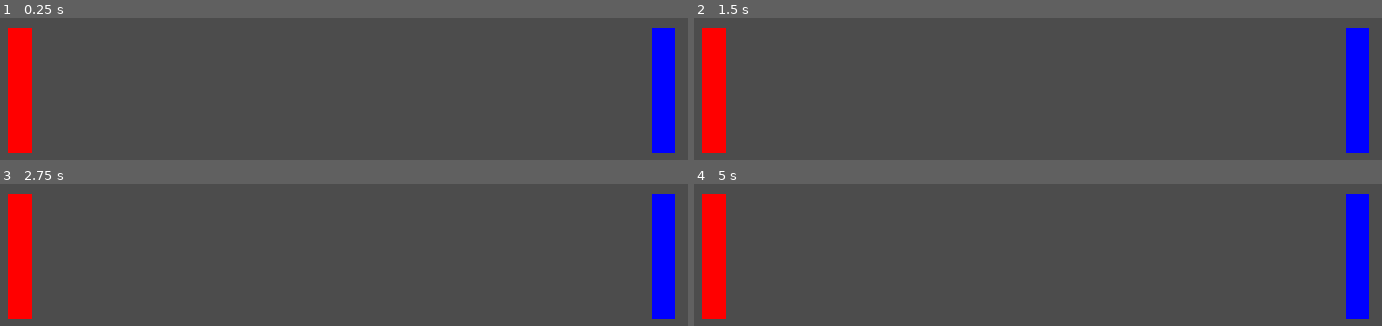
Above: before the commit, frames 1-4 (two rows, left to right).
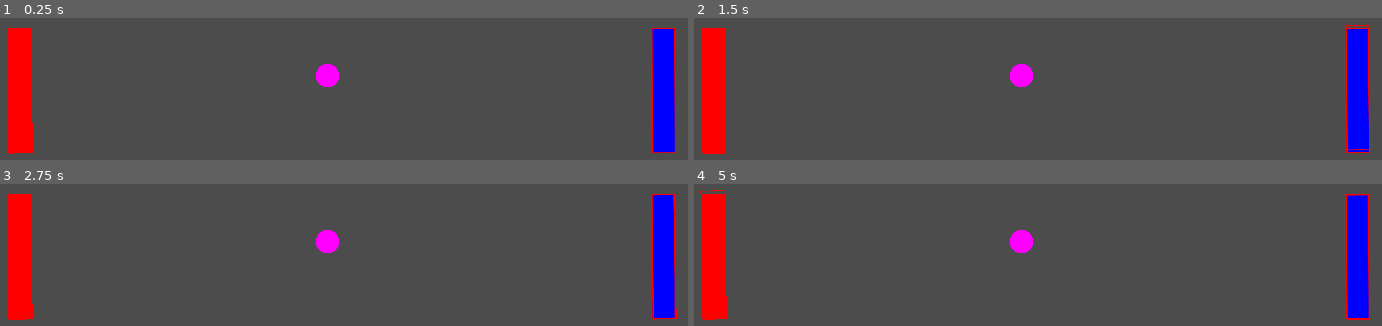
Above: after the commit, the same moments.

Repository: DaveDLeague/Btl_Png
Game: Godot game, scene res://Arena.tscn
Same seed, same stepped clock (60 frames per second), same inputs: the game is played once before the commit and once after it.
Inputs:
- Up to frame 1 (0.25 s): no input
- Up to frame 2 (1.5 s): tap Enter at 0.5 s
- Up to frame 3 (2.75 s): no input
- Up to frame 4 (5 s): tap Space at 4.25 s

The runs differ from the first frame. In frame 1, 0.9% of the frame differs, in the area x 1-99%, y 7-96%; in frame 2, 1.0%; in frame 3, 1.0%; in frame 4, 1.2%, in the area x 0-99%, y 4-96%.

Commit message:
particles

Diff:
--- a/Arena.tscn
+++ b/Arena.tscn
@@ -1,15 +1,18 @@
-[gd_scene load_steps=2 format=2]
+[gd_scene load_steps=3 format=2]
 
 [ext_resource path="res://Paddle.tscn" type="PackedScene" id=1]
+[ext_resource path="res://Ball.tscn" type="PackedScene" id=2]
 
-[node name="Arena" type="Node2D" index="0"]
+[node name="Arena" type="Node2D"]
 
 [node name="Paddle" parent="." index="0" instance=ExtResource( 1 )]
-
-margin = 100
 
 [node name="Paddle2" parent="." index="1" instance=ExtResource( 1 )]
 
 position = Vector2( 800, 200 )
 player = 2
-margin = 100
+
+[node name="Ball" parent="." index="2" instance=ExtResource( 2 )]
+
+position = Vector2( 508.773, 260.694 )
+_sections_unfolded = [ "Transform" ]
--- /dev/null
+++ b/Ball.gd
@@ -0,0 +1,18 @@
+extends Node2D
+
+onready var sprite = find_node("Ball_Sprite")
+
+export var speed = 5
+export var startAngle = 0
+export var color = Color(1, 0, 1, 1)
+export var radius = 15
+
+var angle
+
+func _ready():
+	set_process(true)
+	sprite.color = color;
+	sprite.radius = radius;
+
+func _process(delta):
+	pass
--- /dev/null
+++ b/Ball.tscn
@@ -0,0 +1,16 @@
+[gd_scene load_steps=3 format=2]
+
+[ext_resource path="res://Ball.gd" type="Script" id=1]
+[ext_resource path="res://Ball_Sprite.gd" type="Script" id=2]
+
+[node name="Ball" type="Node2D" index="0"]
+
+script = ExtResource( 1 )
+speed = 5
+startAngle = 0
+color = Color( 1, 0, 1, 1 )
+radius = 15
+
+[node name="Ball_Sprite" type="Sprite" parent="." index="0"]
+
+script = ExtResource( 2 )
--- /dev/null
+++ b/Ball_Sprite.gd
@@ -0,0 +1,10 @@
+extends Sprite
+
+var radius = 25
+var color = Color(1, 0, 1, 1)
+
+func _ready():
+	update()
+
+func _draw():
+	draw_circle(Vector2(0, 0), radius, color)
--- a/Paddle.gd
+++ b/Paddle.gd
@@ -4,7 +4,7 @@
 export var speed = 300
 export var margin = 100
 
-onready var sprite = find_node("Sprite")
+onready var sprite = find_node("Paddle_Sprite")
 var plrStr
 var updateGraphics = true;
 
--- a/Paddle.tscn
+++ b/Paddle.tscn
@@ -1,9 +1,49 @@
-[gd_scene load_steps=3 format=2]
+[gd_scene load_steps=5 format=2]
 
 [ext_resource path="res://Paddle.gd" type="Script" id=1]
-[ext_resource path="res://Sprite.gd" type="Script" id=2]
+[ext_resource path="res://Paddle_Sprite.gd" type="Script" id=2]
+[ext_resource path="res://red_box.png" type="Texture" id=3]
 
-[node name="Paddle" type="Node2D"]
+[sub_resource type="ParticlesMaterial" id=1]
+
+render_priority = 0
+trail_divisor = 1
+emission_shape = 0
+flag_align_y = false
+flag_rotate_y = false
+flag_disable_z = true
+spread = 0.0
+flatness = 0.0
+gravity = Vector3( 0, 0, 0 )
+initial_velocity = 50.0
+initial_velocity_random = 1.0
+angular_velocity = 0.0
+angular_velocity_random = 0.0
+orbit_velocity = 50.0
+orbit_velocity_random = 1.0
+linear_accel = 0.0
+linear_accel_random = 0.0
+radial_accel = 0.0
+radial_accel_random = 0.0
+tangential_accel = 0.0
+tangential_accel_random = 0.0
+damping = 0.0
+damping_random = 0.0
+angle = 1.0
+angle_random = 1.0
+scale = 1.0
+scale_random = 0.0
+color = Color( 1, 1, 1, 1 )
+hue_variation = 0.0
+hue_variation_random = 0.0
+anim_speed = 0.0
+anim_speed_random = 0.0
+anim_offset = 0.0
+anim_offset_random = 0.0
+anim_loop = false
+_sections_unfolded = [ "Angle", "Angular Velocity", "Animation", "Color", "Damping", "Emission Shape", "Flags", "Gravity", "Hue Variation", "Initial Velocity", "Orbit Velocity", "Resource", "Scale", "Spread", "Trail" ]
+
+[node name="Paddle" type="Node2D" index="0"]
 
 position = Vector2( 200, 200 )
 script = ExtResource( 1 )
@@ -12,9 +52,43 @@
 speed = 300
 margin = 100
 
-[node name="Sprite" type="Sprite" parent="." index="0"]
+[node name="Paddle_Sprite" type="Sprite" parent="." index="0"]
 
 scale = Vector2( 30, 160 )
 script = ExtResource( 2 )
 _sections_unfolded = [ "Transform" ]
 color = Color( 1, 0, 0, 1 )
+
+[node name="Area2D" type="Area2D" parent="." index="1"]
+
+input_pickable = true
+gravity_vec = Vector2( 0, 1 )
+gravity = 98.0
+linear_damp = 0.1
+angular_damp = 1.0
+audio_bus_override = false
+audio_bus_name = "Master"
+_sections_unfolded = [ "Transform" ]
+
+[node name="Paddle_Particles2D" type="Particles2D" parent="." index="2"]
+
+position = Vector2( 15, 80 )
+emitting = true
+amount = 8
+lifetime = 1.0
+one_shot = false
+preprocess = 0.0
+speed_scale = 1.0
+explosiveness = 0.0
+randomness = 1.0
+fixed_fps = 0
+fract_delta = true
+visibility_rect = Rect2( -100, -100, 200, 200 )
+local_coords = false
+draw_order = 0
+process_material = SubResource( 1 )
+texture = ExtResource( 3 )
+normal_map = null
+h_frames = 1
+v_frames = 1
+_sections_unfolded = [ "Drawing", "Process Material", "Textures", "Time", "Transform" ]
--- /dev/null
+++ b/Particles2D.gd
@@ -0,0 +1,14 @@
+extends Particles2D
+
+# class member variables go here, for example:
+# var a = 2
+# var b = "textvar"
+
+func _ready():
+	set_process(true)
+
+func _process(delta):
+	update()
+
+func _draw():
+	draw_rect(Rect2(Vector2(0, 0), Vector2(1, 1)), Color(1, 0, 1, 1), false)
Renamed: Sprite.gd -> Paddle_Sprite.gd
Binary file added: blue_box.png
Not shown, added: blue_box.png.import
Binary file added: red_box.png
Not shown, added: red_box.png.import
